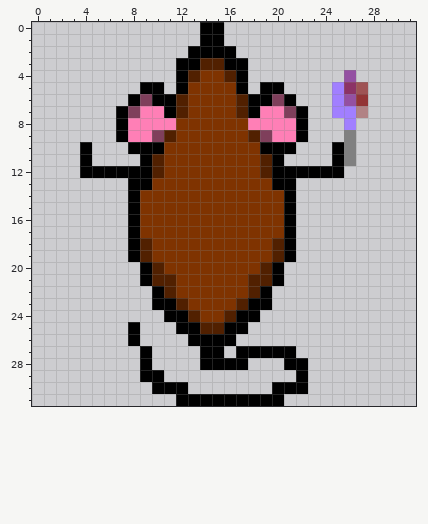
Edited in one commit: pixel-art sprite (src/sprite/shrew.png). That is the earlier state.
The file is 32x32 pixels.
New version:
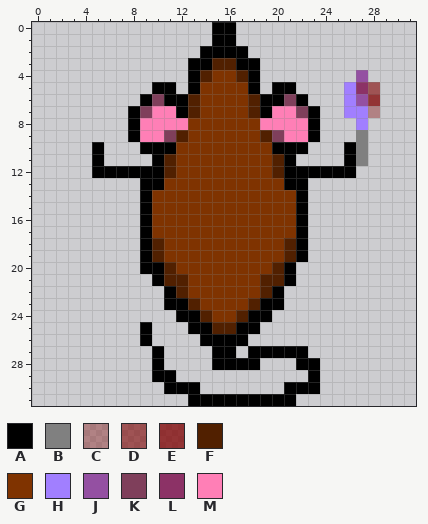
Palette (. is transparent): A #000000  B #808080  C #7f00005d  D #7f000098  E #7f0000be  F #512000  G #7f3300  H #a17fff  J #9450a2  K #7f3f5b  L #8c3266  M #ff7fb6
From the commit log: 1 pixel opgeschoven lel
Changes in this commit:
Changed rows in their new state; - is an unchanged pixel.
first column x 4:
 0 ----------.-A------------
 1 ----------.-A------------
 2 ---------.---A-----------
 3 --------.-A-F-A----------
 4 --------.AF-GFA-------.J-
 5 -----.-A.A---GA.-A---.HLD
 6 ----.AK-AF---GF-AKA--.HJE
 7 ---.AK-MAF---GFA-MKA-.-HC
 8 ---.A---M-----G---MA--.H-
 9 ---.A-MKF-----GFK-MA--.B-
10 .A--.--A-------G--A--.AB-
11 .A---.AF-------GFA---.AB-
12 .-----AF-------GF-----A--
13 ----.-A---------G-A------
14 ----.A-----------GA------
15 ----.A-----------GA------
16 ----.A-----------GA------
17 ----.A-----------GA------
18 ----.AF---------GFA------
19 ----.AF---------GFA------
20 ------AF-------GFA-------
21 -----.A-F-----G-FA-------
22 ------.AF-----GFA--------
23 ------.-AF---GF-A--------
24 -------.-AF-GF-A---------
25 ----.A--.-A-F-A----------
26 ----.A---.---A-----------
27 -----.A---.-A.----A------
28 -----.A---.---A--.-A-----
29 -----.-A----------.A-----
30 ------.--A------.--A-----
31 --------.--------A-------
Changed places in both pictures, as pixel boxes (x1, y1, x2, y2):
changed: (80, 22, 380, 406)
